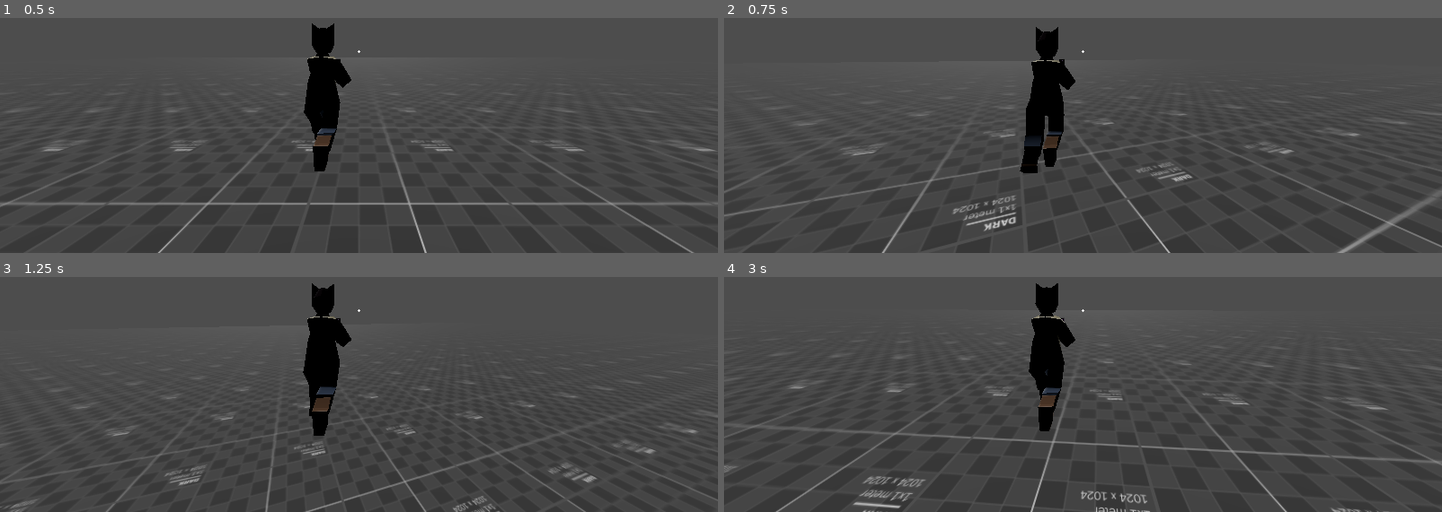
Above: before the commit, frames 1-4 (two rows, left to right).
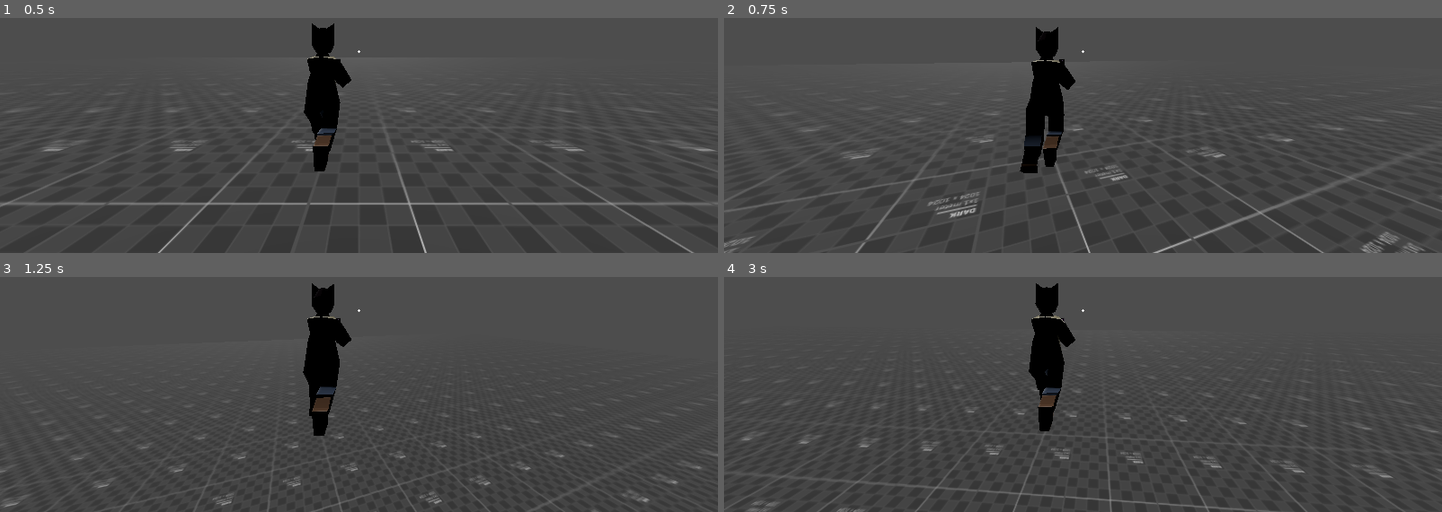
Above: after the commit, the same moments.

Repository: dairycultist/CityZoomer
Game: Godot game, scene res://level.tscn
The game is run twice, just before and just after one commit, with the same random seed, the same clock (stepped at 60 frames per second) and the same inputs.
Inputs (mouse positions are in pixels of both pictures, inside the frame that each line leads up to):
- Up to frame 1 (0.5 s): no input
- Up to frame 2 (0.75 s): move the mouse to (1118, 50) at 0.52 s; hold W (walk_up) from 0.53 s (still down); tap Q (altfire1, bound only after the commit) at 0.6 s
- Up to frame 3 (1.25 s): keep holding W (walk_up); tap Space (jump) at 0.77, 1.07 s; tap E (altfire2, bound only after the commit) at 0.8 s
- Up to frame 4 (3 s): keep holding W (walk_up); move the mouse to (1047, 312) at 1.27 s; tap E (altfire2, bound only after the commit) at 1.35 s; tap Space (jump) at 1.52, 1.55, 1.82 s; move the mouse to (1097, 302) at 2.02 s; hold Space (jump) 2.03-2.78 s; tap Q (altfire1, bound only after the commit) at 2.3, 2.85 s; move the mouse to (1075, 316) at 2.77 s

Frame 1 is identical in both runs. In frame 2, 4.2% of the frame differs, in the area x 0-100%, y 33-100%; in frame 3, 2.6%; in frame 4, 4.2%.

Commit message:
Update movement

Diff:
--- a/level.tscn
+++ b/level.tscn
@@ -15,10 +15,6 @@
 
 [node name="Player" parent="." instance=ExtResource("1_vonw3")]
 transform = Transform3D(-1, 0, -1.50996e-07, 0, 1, 0, 1.50996e-07, 0, -1, 0, 0, 0)
-accel = 70.0
-max_speed = 8.5
-jump_speed = 7.0
-gravity = 20.0
 
 [node name="Floor" type="StaticBody3D" parent="."]
 
--- a/player/player.gd
+++ b/player/player.gd
@@ -12,6 +12,8 @@
 @export var drag: float       = 8
 @export var jump_speed: float = 8
 @export var gravity: float    = 25
+
+var max_speed_bonus: float = 0
 
 @export_group("IK")
 @export var left_hand: Node3D
@@ -43,25 +45,39 @@
 	# gravity
 	velocity.y -= gravity * delta
 
+	# dash
+	if Input.is_action_just_pressed("altfire1"):
+
+		velocity   += -transform.basis.z * max_speed * 2.0
+		velocity.y += 4
+		max_speed_bonus = max_speed * 2.0
+
+		limit_speed()
+
+	max_speed_bonus = lerp(max_speed_bonus, 0.0, delta)
+
+	# leap
+	if Input.is_action_just_pressed("altfire2"):
+
+		velocity = direction * max_speed
+		velocity.y += 13
+
+		limit_speed()
+
 	# moving
-	if direction:
+	if is_on_floor():
 
-		velocity += direction * accel * delta
+		if direction:
 
-		var vel2d := Vector2(velocity.x, velocity.z)
+			velocity += direction * accel * delta
 
-		if (vel2d.length() > max_speed):
+			limit_speed()
 
-			vel2d = vel2d.normalized() * max_speed
+		else:
 
-			velocity.x = vel2d.x
-			velocity.z = vel2d.y
-
-	else:
-
-		# drag
-		velocity.x = lerp(velocity.x, 0.0, drag * delta)
-		velocity.z = lerp(velocity.z, 0.0, drag * delta)
+			# drag
+			velocity.x = lerp(velocity.x, 0.0, drag * delta)
+			velocity.z = lerp(velocity.z, 0.0, drag * delta)
 
 	if is_on_floor() and Input.is_action_pressed("jump"):
 
@@ -82,6 +98,17 @@
 	else:
 		$CameraAnchor/Camera3D.global_position = $CameraAnchor.global_position + max_camera_distance * $CameraAnchor.global_transform.basis.z
 
+func limit_speed():
+
+	var vel2d := Vector2(velocity.x, velocity.z)
+
+	if (vel2d.length() > max_speed + max_speed_bonus):
+
+		vel2d = vel2d.normalized() * (max_speed + max_speed_bonus)
+
+		velocity.x = vel2d.x
+		velocity.z = vel2d.y
+
 func _input(event):
 
 	if event.is_action_pressed("pause"):
@@ -101,7 +128,9 @@
 
 		$CameraAnchor.rotation.x = deg_to_rad(camera_pitch)
 
-		# rotate velocity with camera rotation
-		var rotated := Vector2(velocity.x, velocity.z).rotated(-rotation_angle)
+		# rotate velocity with camera rotation with lesser
+		# magnitude proportional to rotation angle
+		var rotated := Vector2(velocity.x, velocity.z).rotated(-rotation_angle).normalized()
+		rotated = rotated * Vector2(velocity.x, velocity.z).dot(rotated)
 		velocity.x = rotated.x
 		velocity.z = rotated.y
--- a/player/player.tscn
+++ b/player/player.tscn
@@ -195,6 +195,10 @@
 [node name="Player" type="CharacterBody3D" node_paths=PackedStringArray("left_hand", "right_hand", "left_target", "right_target")]
 transform = Transform3D(-1, 0, -8.74228e-08, 0, 1, 0, 8.74228e-08, 0, -1, 0, 0, 0)
 script = ExtResource("1_4flbx")
+accel = 80.0
+max_speed = 6.0
+jump_speed = 7.0
+gravity = 20.0
 left_hand = NodePath("Model/Armature/Skeleton3D/LeftHandIK")
 right_hand = NodePath("Model/Armature/Skeleton3D/RightHandIK")
 left_target = NodePath("CameraAnchor/Rifle/LeftTargetIK")
--- a/project.godot
+++ b/project.godot
@@ -58,3 +58,18 @@
 "events": [Object(InputEventKey,"resource_local_to_scene":false,"resource_name":"","device":-1,"window_id":0,"alt_press …(191 unchanged characters)…
 ]
 }
+altfire1={
+"deadzone": 0.2,
+"events": [Object(InputEventKey,"resource_local_to_scene":false,"resource_name":"","device":-1,"window_id":0,"alt_pressed":false,"shift_pressed":false,"ctrl_pressed":false,"meta_pressed":false,"pressed":false,"keycode":0,"physical_keycode":81,"key_label":0,"unicode":113,"location":0,"echo":false,"script":null)
+]
+}
+altfire2={
+"deadzone": 0.2,
+"events": [Object(InputEventKey,"resource_local_to_scene":false,"resource_name":"","device":-1,"window_id":0,"alt_pressed":false,"shift_pressed":false,"ctrl_pressed":false,"meta_pressed":false,"pressed":false,"keycode":0,"physical_keycode":69,"key_label":0,"unicode":101,"location":0,"echo":false,"script":null)
+]
+}
+altfire3={
+"deadzone": 0.2,
+"events": [Object(InputEventKey,"resource_local_to_scene":false,"resource_name":"","device":-1,"window_id":0,"alt_pressed":false,"shift_pressed":false,"ctrl_pressed":false,"meta_pressed":false,"pressed":false,"keycode":0,"physical_keycode":88,"key_label":0,"unicode":120,"location":0,"echo":false,"script":null)
+]
+}
